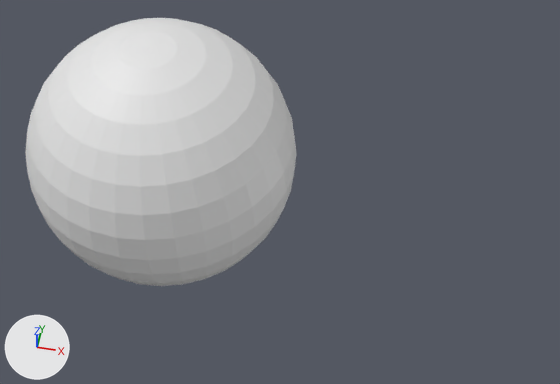
An edit to the Blender file Exes/Assets/untitled.blend, drawn before and after from the same camera.
Camera for both pictures: a camera (50 mm lens) standing at (3.95, -8.96, 9.93) and looking at (2.1, -0.04, -0.51). The axes (+X, +Y, +Z) are drawn at lower left. The lights are the same throughout.

The older version as bpy lines, for what is in view:
```python
me_sphere = bpy.data.meshes.new('Sphere')
me_sphere.from_pydata(...)  # a UV sphere (32 segments, 16 rings, poles along z) spanning x -1.0..1.0, y -1.0..1.0, z -1.0..1.0
ob_sphere = bpy.data.objects.new('Sphere', me_sphere)
ob_sphere.location = (0.0, 0.0, 0.0)
ob_sphere.scale = (2.34, 2.34, 2.34)
```
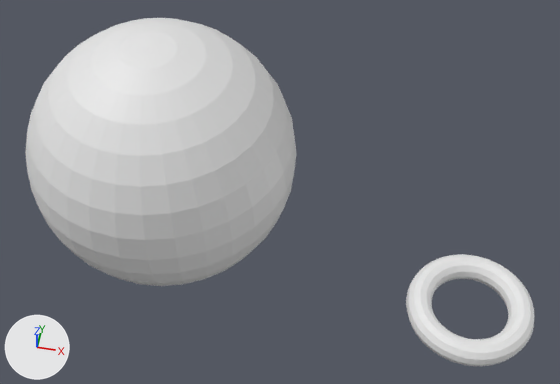
What differs and where, as boxes (x1, y1, x2, y2) in the pictures (560 x 384 px):
```json
{"object": "Torus", "change": "added", "after": [406, 254, 534, 366]}
```

The change, as JSON lines over the scene's bpy script:
```json
{"op": "add", "block": "me_torus", "code": ["me_torus = bpy.data.meshes.new('Torus')", "me_torus.from_pydata(...)  # a torus around z (ring radius 1.0, tube radius 0.25) spanning x -1.25..1.25, y -1.25..1.25, z -0.25..0.25"]}
{"op": "add", "block": "ob_torus", "code": ["ob_torus = bpy.data.objects.new('Torus', me_torus)", "ob_torus.location = (5.92, 0.0, -3.15)"]}
```
